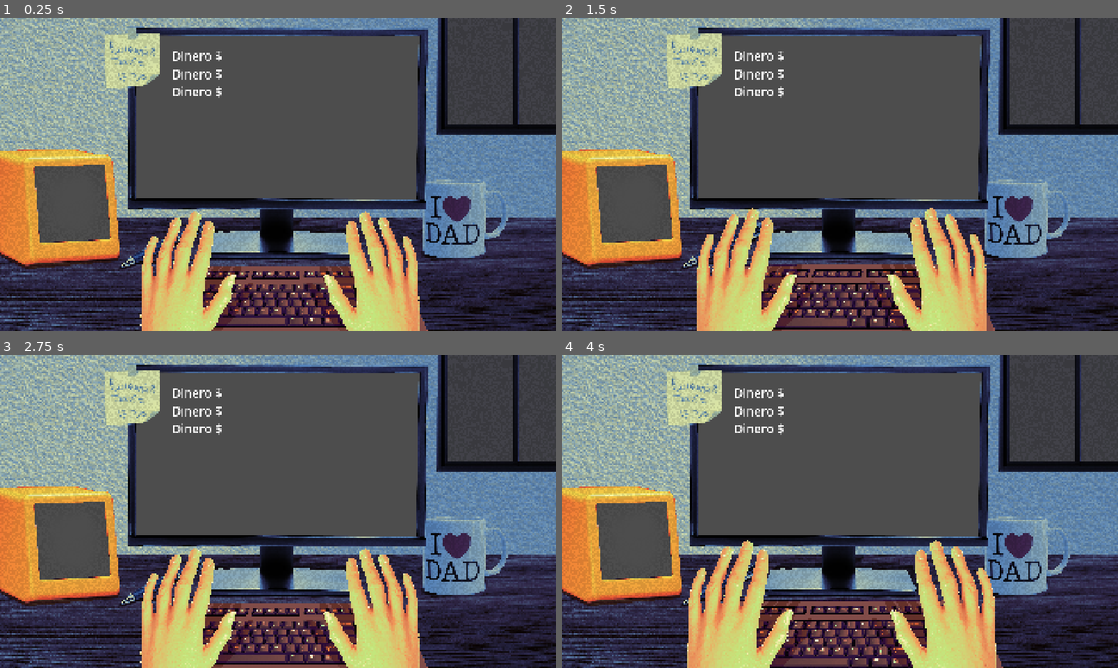
Above: before the commit, frames 1-4 (two rows, left to right).
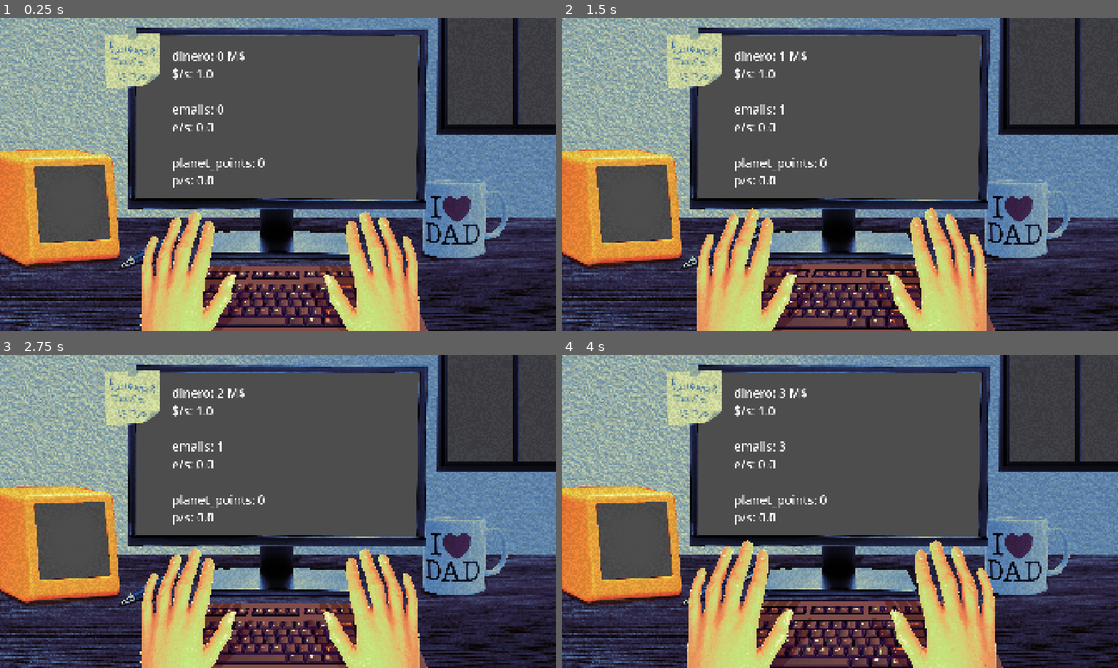
Above: after the commit, the same moments.

Repository: Clansayo/FlamanteGameJam
Game: Godot game, scene res://scenes/Main/MainScene.tscn
Same seed, same stepped clock (60 frames per second), same inputs: the game is played once before the commit and once after it. This scene is started directly instead of the project's main scene.
Inputs (mouse positions are in pixels of both pictures, inside the frame that each line leads up to):
- Up to frame 1 (0.25 s): no input
- Up to frame 2 (1.5 s): click (845, 287) at 0.5 s; move the mouse to (962, 158) at 1.27 s; press the mouse at (962, 158) at 1.28 s; hold D (move_right) from 1.28 s (still down)
- Up to frame 3 (2.75 s): move the mouse to (166, 527) at 2.02 s; release D (move_right) at 2.03 s; release the mouse at (166, 527) at 2.03 s; hold S (move_down) from 2.03 s (still down); click (166, 527) at 2.1 s
- Up to frame 4 (4 s): tap Enter at 2.75 s; move the mouse to (895, 442) at 2.77 s; release S (move_down) at 2.78 s; press the mouse at (895, 442) at 2.78 s; hold D (move_right) 2.78-3.53 s; move the mouse to (812, 574) at 3.52 s; release the mouse at (812, 574) at 3.53 s; hold W (move_up) from 3.53 s (still down); click (812, 574) at 3.6 s

The runs differ from the first frame. In frame 1, 1.0% of the frame differs, in the area x 31-48%, y 10-55%; in frame 2, 1.0%; in frame 3, 1.0%; in frame 4, 1.0%.

Commit message:
demo clicker

Diff:
--- a/scenes/CurrencyManager/currency_manager.gd
+++ b/scenes/CurrencyManager/currency_manager.gd
@@ -4,7 +4,7 @@
 # Dollars
 var dollar_float: float = 0
 var dollar_int: int = 0
-var dollar_modifier: float = 2
+var dollar_modifier: float = 0
 
 # Earth
 var earth_points_float: float = 0
@@ -14,7 +14,7 @@
 # Email
 var emails_points_float: float = 0
 var emails_points_int: int = 0
-var emails_points_modifier: float = 0.1
+var emails_points_modifier: float = 0
 
 ## Los puntos aumentan con el tiempo usando delta time (dt) para que el ratio sea
 ## de x por segundo. Pero luego la variable real que almacena el valor es un int.
@@ -24,16 +24,17 @@
 
 func _process(delta: float) -> void:
 	dollar_float += (dollar_modifier * delta)
+
 	if dollar_float > UMBRAL:
 		dollar_int += int(dollar_float)
 		dollar_float -= int(dollar_float)
 
-	earth_points_float += (earth_points_float * delta)
+	earth_points_float += (earth_points_modifier * delta)
 	if earth_points_float > UMBRAL:
 		earth_points_int += int(earth_points_float)
 		earth_points_float -= int(earth_points_float)
 
-	emails_points_float += (emails_points_float * delta)
+	emails_points_float += (emails_points_modifier * delta)
 	if emails_points_float > UMBRAL:
 		emails_points_int += int(emails_points_float)
 		emails_points_float -= int(emails_points_float)
--- a/scenes/Main/MainManager.gd
+++ b/scenes/Main/MainManager.gd
@@ -1,3 +1,20 @@
 extends Node
 
 @onready var currency_manager: CurrencyManager = $CurrencyManager
+@onready var label_dinero: Label = $UI/VBoxContainer/LabelDinero
+@onready var label_emails: Label = $UI/VBoxContainer/LabelEmails
+@onready var label_planeta: Label = $UI/VBoxContainer/LabelPlaneta
+
+var click_value: int = 1
+
+func _ready() -> void:
+	currency_manager.dollar_modifier = 1
+	currency_manager.emails_points_modifier = 0
+
+func _process(delta: float) -> void:
+	label_dinero.text = "dinero: %s M$\n$/s: %s\n" % [currency_manager.get_dollar(), currency_manager.dollar_modifier]
+	label_emails.text = "emails: %s\ne/s: %s\n" % [currency_manager.get_emails_points(), currency_manager.emails_points_modifier]
+	label_planeta.text = "planet_points: %s\np/s: %s\n" % [currency_manager.get_earth_points(), currency_manager.earth_points_modifier]
+
+func _on_teclado_pressed() -> void:
+	currency_manager.add_email_points(click_value)
--- a/scenes/Main/MainScene.tscn
+++ b/scenes/Main/MainScene.tscn
@@ -38,15 +38,15 @@
 theme_override_font_sizes/font_size = 42
 text = "Dinero $"
 
-[node name="LabelDinero2" type="Label" parent="UI/VBoxContainer" unique_id=1730789381]
+[node name="LabelEmails" type="Label" parent="UI/VBoxContainer" unique_id=1730789381]
 layout_mode = 2
 theme_override_font_sizes/font_size = 42
-text = "Dinero $"
+text = "Emails"
 
-[node name="LabelDinero3" type="Label" parent="UI/VBoxContainer" unique_id=1114314973]
+[node name="LabelPlaneta" type="Label" parent="UI/VBoxContainer" unique_id=1114314973]
 layout_mode = 2
 theme_override_font_sizes/font_size = 42
-text = "Dinero $"
+text = "PlanetaPoints"
 
 [node name="CurrencyManager" parent="." unique_id=238071387 instance=ExtResource("6_8w4u8")]
 
@@ -54,3 +54,4 @@
 [connection signal="button_up" from="UI/Teclado" to="UI/Teclado" method="_on_button_up"]
 [connection signal="mouse_entered" from="UI/Teclado" to="UI/Teclado" method="_on_mouse_entered"]
 [connection signal="mouse_exited" from="UI/Teclado" to="UI/Teclado" method="_on_mouse_exited"]
+[connection signal="pressed" from="UI/Teclado" to="." method="_on_teclado_pressed"]
